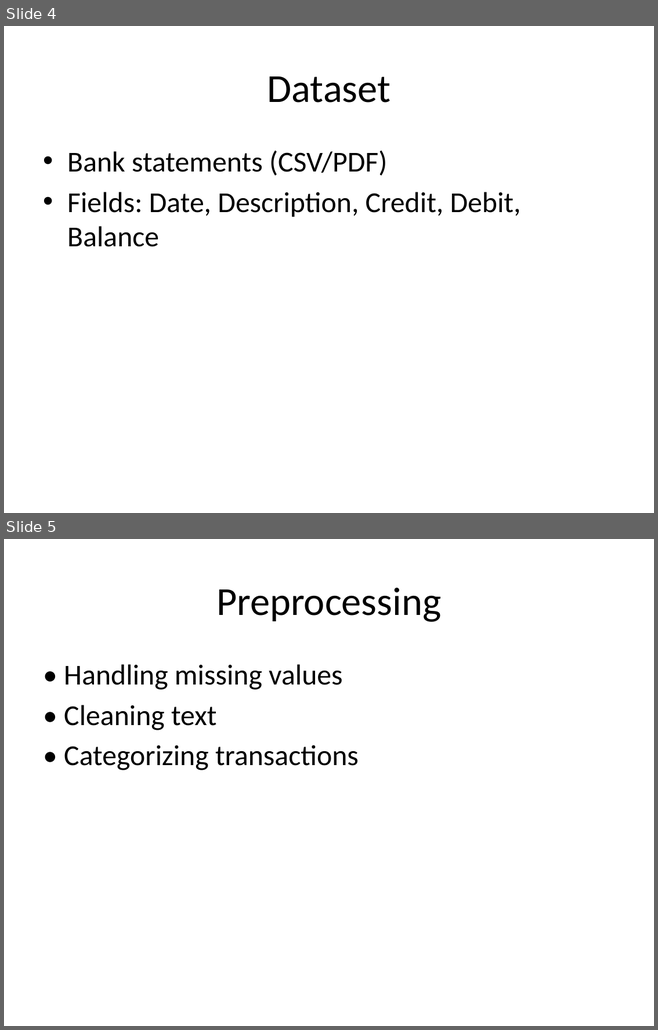
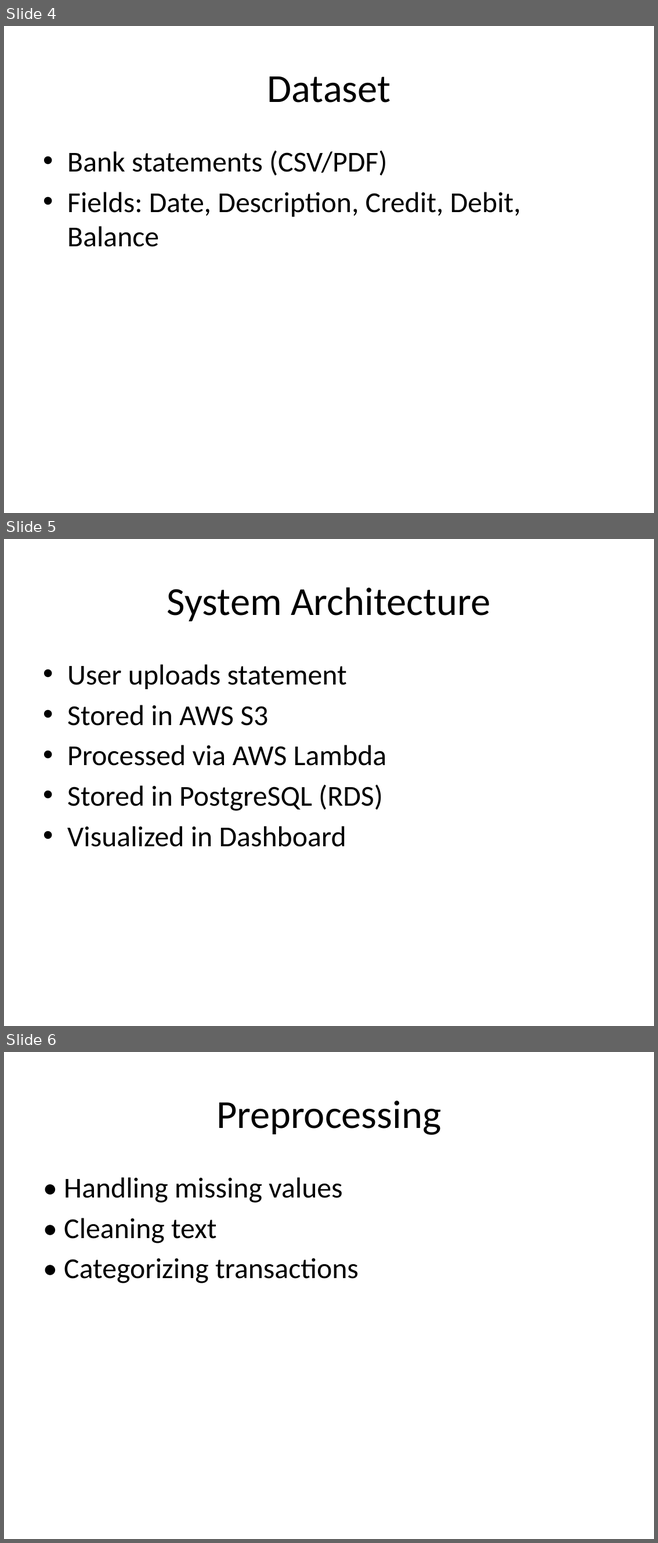
Before and after one commit to csathishit89/axisBankTransactionAnalytics, a slide deck: Axis_Bank_Statement_Analysis.pptx. Shown one above the other, each under a label of ours: slides 4 and 5 before the commit, slides 4, 5 and 6 after it. The pictures are 658x1030 and 658x1543 pixels, drawn with LibreOffice and Linux fonts; fonts in the diff are those of the drawing; background and template pictures are left out. Boxes give left, top, right and bottom in pixels: in the first picture for what was removed or moved away, otherwise in the second. Text is boxed around its words. In the diff, an @@ line names an element or a change of style, - is before the commit and + after.

```diff
--- a/Axis_Bank_Statement_Analysis.pptx
+++ b/Axis_Bank_Statement_Analysis.pptx
@@ slide 5 added at [4, 539, 654, 1026], background picture (left out) @@
@@ title added at [167, 587, 490, 621], 44 pt, text #000000 @@
+System Architecture
@@ text added at [67, 664, 387, 847], 32 pt, text #000000 @@
+• User uploads statement
+• Stored in AWS S3
+• Processed via AWS Lambda
+• Stored in PostgreSQL (RDS)
+• Visualized in Dashboard
@@ what was slide 5 is now slide 6 @@
```
Also in this commit, not shown: 2 slides changed, 2 other slides added.
